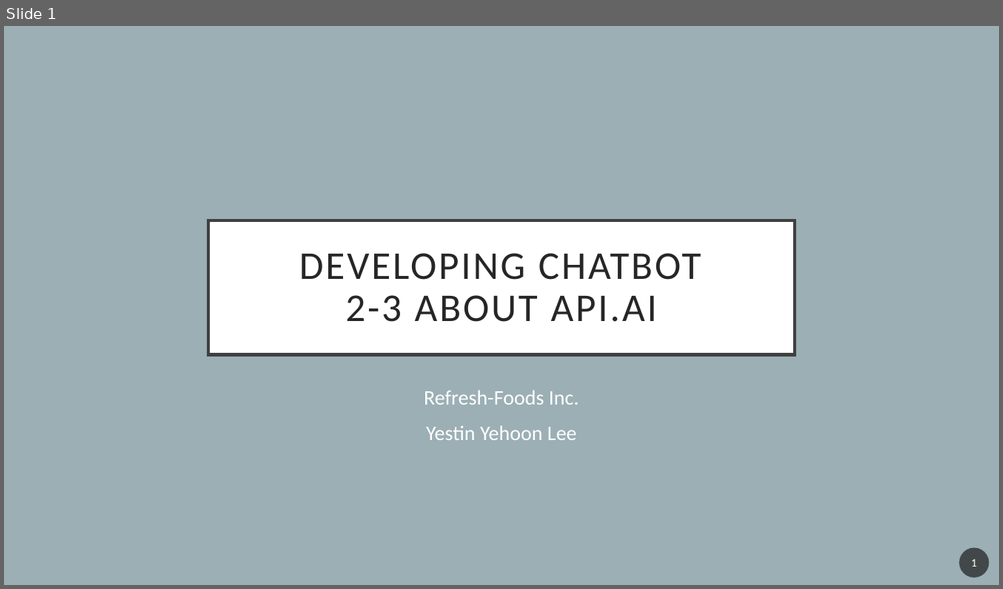
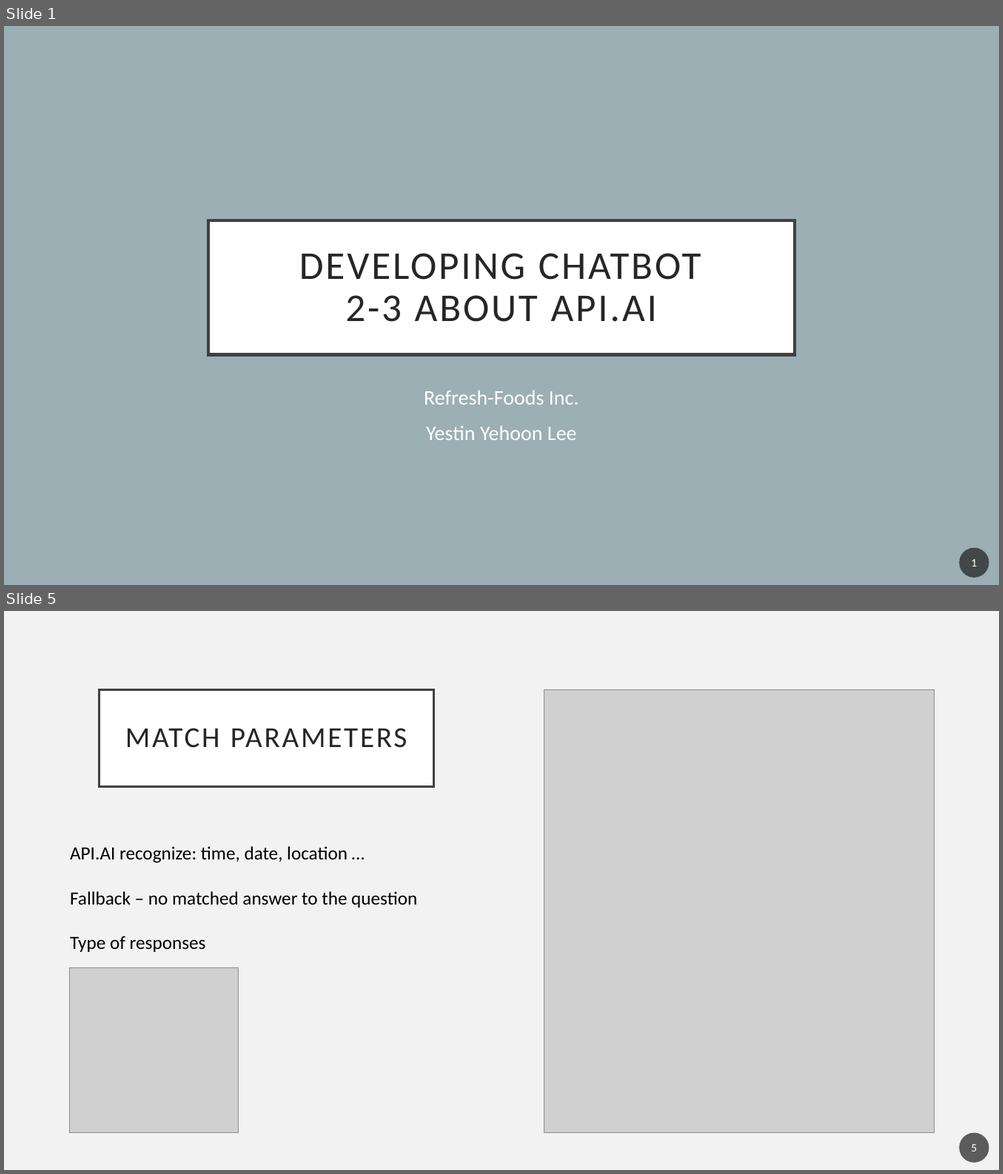
Before and after one commit to YehoonLee3/ChatBotCourse, a slide deck: 2-3 About API.AI.pptx. Shown one above the other, each under a label of ours: slide 1 before the commit, slides 1 and 5 after it; the slides between them are not shown. The pictures are 1003x589 and 1003x1174 pixels, drawn with LibreOffice and Linux fonts; fonts in the diff are those of the drawing; grey boxes stand for pictures. Boxes give left, top, right and bottom in pixels: in the first picture for what was removed or moved away, otherwise in the second. Text is boxed around its words. In the diff, an @@ line names an element or a change of style, - is before the commit and + after.

```diff
--- a/2-3 About API.AI.pptx
+++ b/2-3 About API.AI.pptx
@@ slide 5 added at [4, 611, 999, 1170], background #F2F2F2 @@
@@ title added at [99, 689, 433, 786], fill #FFFFFF, outline #404040 2.5 pt, 28 pt, text #262626 @@
+MATCH PARAMETERS
@@ picture added at [544, 689, 934, 1133] @@
@@ text added at [70, 846, 417, 952], 18 pt, text #000000 @@
+API.AI recognize: time, date, location …
+Fallback – no matched answer to the question
+Type of responses
@@ picture added at [70, 968, 239, 1133] @@
@@ page number added at [959, 1133, 989, 1163], fill #1D1D1D at 70% opacity, 11 pt, text #FFFFFF @@
+5
```
Also in this commit, not shown: 4 other slides added, 1 slide removed, 6 other files.
